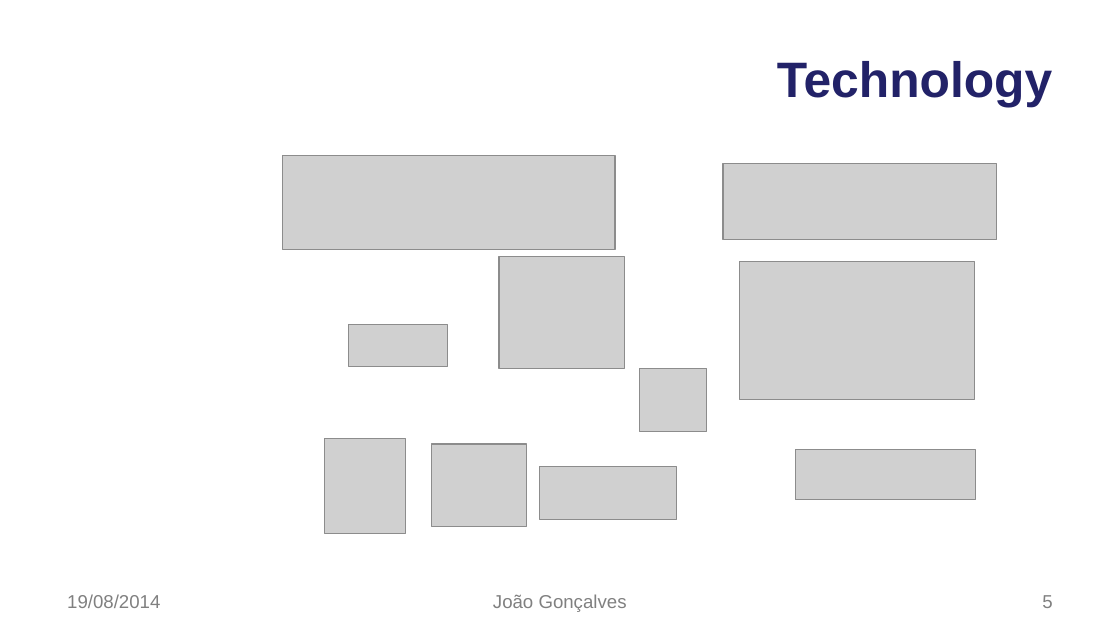
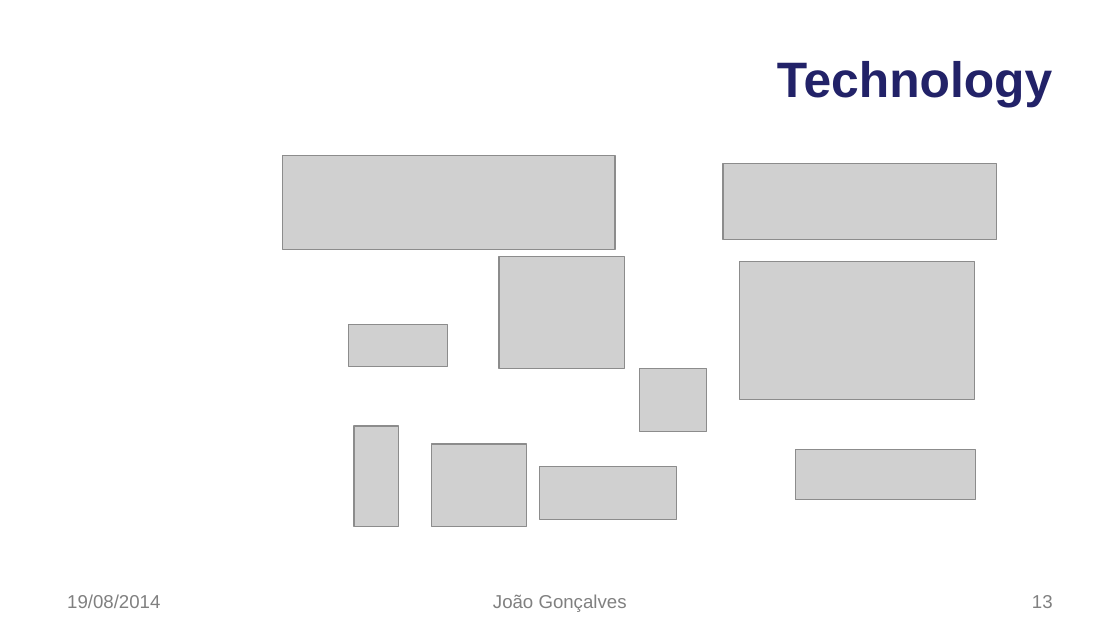
Before and after one commit to jsvgoncalves/summer-project, a slide deck: slide 13 of CERN#JoaoGoncalves-RC1.odp (slide 5 before the commit). Drawn at 1120x630 pixels with LibreOffice and Linux fonts; fonts in the diff are those of the drawing; grey boxes stand for pictures; background and template pictures are left out. Boxes give left, top, right and bottom in pixels: in the first picture for what was removed or moved away, otherwise in the second. Text is boxed around its words. In the diff, an @@ line names an element or a change of style, - is before the commit and + after.

```diff
--- a/CERN#JoaoGoncalves-RC1.odp
+++ b/CERN#JoaoGoncalves-RC1.odp
@@ picture resized from (x1=325, y1=439, x2=405, y2=534) to (x1=354, y1=426, x2=399, y2=526) @@
@@ page number at (x1=1032, y1=595, x2=1053, y2=608): text changed @@
-5
+13
```
Also in this commit, not shown: 1 other slide changed, 7 slides added, 1 other file.
